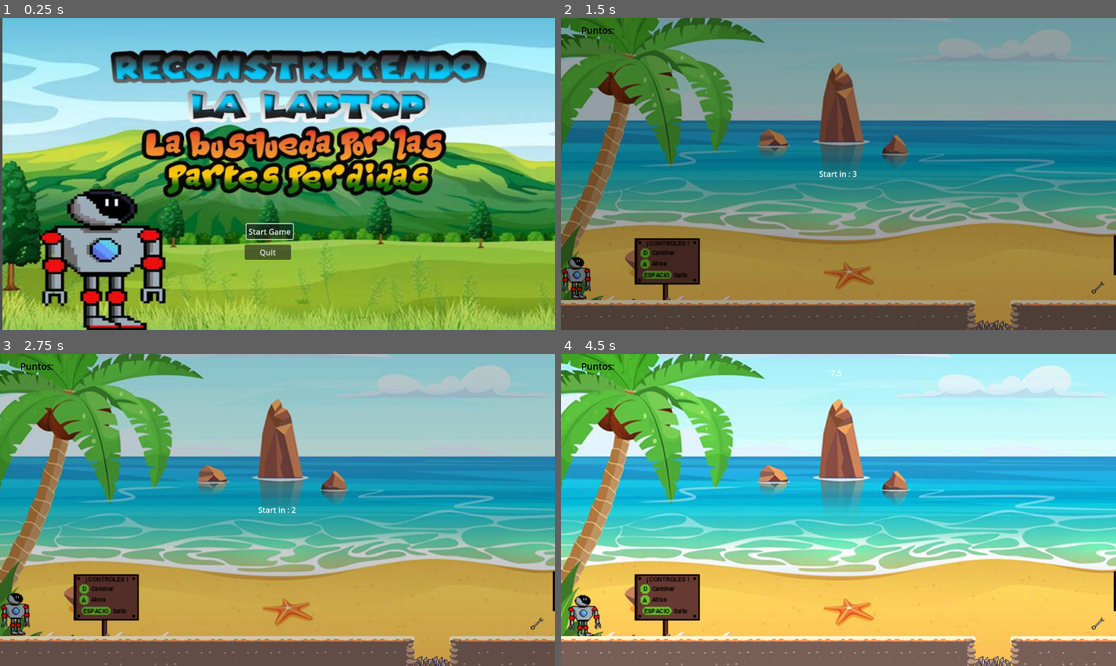
Above: before the commit, frames 1-4 (two rows, left to right).
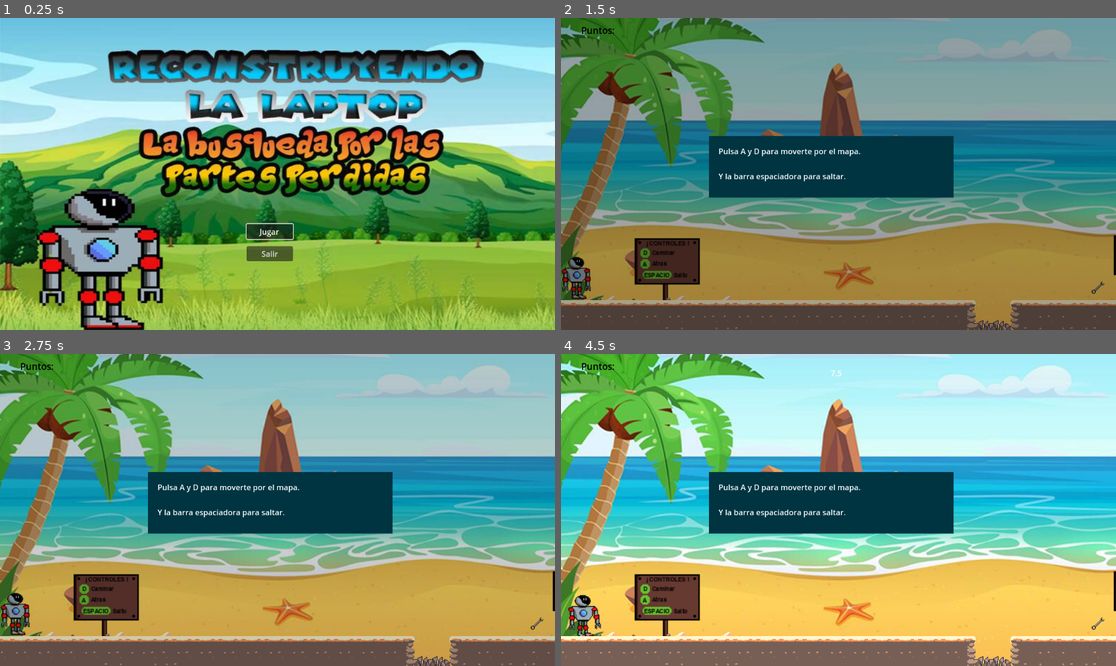
Above: after the commit, the same moments.

Repository: danyerbert/reconstruyendo-la-laptop
Game: Godot game, scene res://scene/start_menu.tscn
Two runs of this game, one before a commit and one after it. Both use one fixed random seed, a clock stepped at 60 frames per second and the inputs below.
Inputs:
- Up to frame 1 (0.25 s): no input
- Up to frame 2 (1.5 s): click "Start Game" (after the commit: "Jugar") at 0.5 s; tap A (izquierda) at 1.25 s; hold D (derecha) from 1.28 s (still down)
- Up to frame 3 (2.75 s): keep holding D (derecha); tap Enter (ui_accept) at 1.52, 2.27 s; tap A (izquierda) at 2 s
- Up to frame 4 (4.5 s): tap A (izquierda) at 2.75, 4.25 s; release D (derecha) at 2.78 s; hold A (izquierda) 2.78-3.53 s; hold D (derecha) from 3.53 s (still down); tap Enter (ui_accept) at 3.77 s

The runs differ from the first frame. In frame 1, 21% of the frame differs, in the area x 0-100%, y 0-100%; in frame 2, 8.7%; in frame 3, 8.7%; in frame 4, 8.8%.

Commit message:
canciones a los niveles

Diff:
--- a/scene/caracol.tscn
+++ b/scene/caracol.tscn
@@ -56,7 +56,8 @@
 scale = Vector2(0.4, 0.4)
 sprite_frames = SubResource("SpriteFrames_fig07")
 animation = &"run"
-frame_progress = 0.237703
+frame = 2
+frame_progress = 0.128099
 
 [node name="Node2D" type="Node2D" parent="."]
 
--- a/scene/level_one.tscn
+++ b/scene/level_one.tscn
@@ -11,6 +11,7 @@
 [ext_resource type="PackedScene" uid="uid://dachjnwx0dsx0" path="res://scene/partes y piezas/disco_duro.tscn" id="8_8485p"]
 [ext_resource type="PackedScene" uid="uid://bmhdwqhkifk7s" path="res://scene/pez.tscn" id="10_8yukm"]
 [ext_resource type="PackedScene" uid="uid://b3ktv55xck8xw" path="res://scene/piraña.tscn" id="11_rymcv"]
+[ext_resource type="AudioStream" uid="uid://bw0puw7351pvj" path="res://Recursos/Canciones/Cunning-fox_by_musicstockproduction.mp3" id="12_b0c8b"]
 
 [node name="World" instance=ExtResource("1_emxnq")]
 next_level = ExtResource("2_hmyts")
@@ -249,3 +250,8 @@
 [node name="piraña5" parent="." index="75" instance=ExtResource("11_rymcv")]
 position = Vector2(2739, 625)
 scale = Vector2(0.5, 0.5)
+
+[node name="AudioStreamPlayer" parent="." index="76"]
+stream = ExtResource("12_b0c8b")
+volume_db = -10.0
+autoplay = true
--- a/scene/level_tree.tscn
+++ b/scene/level_tree.tscn
@@ -10,6 +10,7 @@
 [ext_resource type="Texture2D" uid="uid://cys7rx3j0oxpf" path="res://Recursos/Tilesets/tileset_dirt.png" id="8_y5kq4"]
 [ext_resource type="PackedScene" uid="uid://c1r8a4b6rnhtm" path="res://scene/fuego.tscn" id="9_f6tuy"]
 [ext_resource type="PackedScene" uid="uid://dofghashr6lju" path="res://scene/partes y piezas/memoria_ram.tscn" id="11_avttw"]
+[ext_resource type="AudioStream" uid="uid://cxrgx1xp1kx0n" path="res://Recursos/Canciones/Quirky-samba_by_musicstockproduction.mp3" id="12_hsqnd"]
 [ext_resource type="PackedScene" uid="uid://blwq6xc3lyj2d" path="res://scene/herramienta.tscn" id="13_p3v66"]
 
 [sub_resource type="TileSetAtlasSource" id="TileSetAtlasSource_g46ah"]
@@ -560,3 +561,8 @@
 [node name="memoriaRam" parent="." index="51" instance=ExtResource("11_avttw")]
 position = Vector2(2151, 463)
 scale = Vector2(0.5, 0.5)
+
+[node name="AudioStreamPlayer" parent="." index="52"]
+stream = ExtResource("12_hsqnd")
+volume_db = -10.0
+autoplay = true
--- a/scene/level_two.tscn
+++ b/scene/level_two.tscn
@@ -10,6 +10,7 @@
 [ext_resource type="PackedScene" uid="uid://bmhdwqhkifk7s" path="res://scene/pez.tscn" id="8_gkvcm"]
 [ext_resource type="PackedScene" uid="uid://blwq6xc3lyj2d" path="res://scene/herramienta.tscn" id="9_2sphi"]
 [ext_resource type="PackedScene" uid="uid://bjgm3m744rx31" path="res://scene/partes y piezas/teclado.tscn" id="10_cujkr"]
+[ext_resource type="AudioStream" uid="uid://crdn8fnhb2c3h" path="res://Recursos/Canciones/Ready-to-play_by_alexey-anisimov.mp3" id="11_f5r5d"]
 
 [node name="World" instance=ExtResource("1_1ymdc")]
 next_level = ExtResource("2_j7gyk")
@@ -265,3 +266,8 @@
 [node name="teclado" parent="." index="79" instance=ExtResource("10_cujkr")]
 position = Vector2(2839, 424)
 scale = Vector2(0.5, 0.5)
+
+[node name="AudioStreamPlayer" parent="." index="80"]
+stream = ExtResource("11_f5r5d")
+volume_db = -10.0
+autoplay = true
--- a/scene/mundos/tutorial.tscn
+++ b/scene/mundos/tutorial.tscn
@@ -11,6 +11,45 @@
 [ext_resource type="PackedScene" uid="uid://bojrahfg2tfjs" path="res://scene/destonillador.tscn" id="10_7wkro"]
 [ext_resource type="Texture2D" uid="uid://dfjx6sjcrieis" path="res://Recursos/Object/teclas de control n.png" id="10_yikxp"]
 [ext_resource type="Texture2D" uid="uid://dem05bwgsiita" path="res://Recursos/Object/salto teclas control.png" id="11_a2oy4"]
+[ext_resource type="AudioStream" uid="uid://b3idmpqrfb1n8" path="res://Recursos/Canciones/Whimsical-games_by_musicstockproduction.mp3" id="12_ir25t"]
+[ext_resource type="Script" path="res://scene/mundos/Cartel1.gd" id="13_pqpha"]
+
+[sub_resource type="Animation" id="Animation_evckw"]
+resource_name = "mostrar_texto"
+length = 5.0
+tracks/0/type = "value"
+tracks/0/imported = false
+tracks/0/enabled = true
+tracks/0/path = NodePath("ColorRect/Label2:visible_ratio")
+tracks/0/interp = 1
+tracks/0/loop_wrap = true
+tracks/0/keys = {
+"times": PackedFloat32Array(0, 1.9, 2.9, 5),
+"transitions": PackedFloat32Array(1, 1, 1, 1),
+"update": 0,
+"values": [0.0, 0.5, 0.5, 1.0]
+}
+
+[sub_resource type="Animation" id="Animation_3pkjy"]
+length = 0.001
+tracks/0/type = "value"
+tracks/0/imported = false
+tracks/0/enabled = true
+tracks/0/path = NodePath("ColorRect/Label2:visible_ratio")
+tracks/0/interp = 1
+tracks/0/loop_wrap = true
+tracks/0/keys = {
+"times": PackedFloat32Array(0),
+"transitions": PackedFloat32Array(1),
+"update": 0,
+"values": [1.0]
+}
+
+[sub_resource type="AnimationLibrary" id="AnimationLibrary_8dly0"]
+_data = {
+"RESET": SubResource("Animation_3pkjy"),
+"mostrar_texto": SubResource("Animation_evckw")
+}
 
 [node name="World" instance=ExtResource("1_hll0b")]
 next_level = ExtResource("2_s7rm2")
@@ -202,6 +241,42 @@
 
 [node name="destonillador" parent="." index="55" instance=ExtResource("10_7wkro")]
 position = Vector2(2781, 516)
+
+[node name="AudioStreamPlayer" parent="." index="56"]
+stream = ExtResource("12_ir25t")
+volume_db = -10.0
+autoplay = true
+
+[node name="Cartel1" type="CanvasLayer" parent="." index="57"]
+script = ExtResource("13_pqpha")
+
+[node name="ColorRect" type="ColorRect" parent="Cartel1" index="0"]
+offset_left = 307.0
+offset_top = 245.0
+offset_right = 815.0
+offset_bottom = 373.0
+color = Color(0, 0.203922, 0.254902, 1)
+
+[node name="ReferenceRect" type="ReferenceRect" parent="Cartel1/ColorRect" index="0"]
+offset_right = 506.0
+offset_bottom = 126.0
+border_color = Color(0, 0, 0, 1)
+border_width = 10.0
+
+[node name="Label2" type="Label" parent="Cartel1/ColorRect" index="1"]
+offset_left = 20.0
+offset_top = 20.0
+offset_right = 478.0
+offset_bottom = 103.0
+text = "Pulsa A y D para moverte por el mapa.
+
+Y la barra espaciadora para saltar."
+autowrap_mode = 3
+
+[node name="AnimationPlayer" type="AnimationPlayer" parent="Cartel1" index="1"]
+libraries = {
+"": SubResource("AnimationLibrary_8dly0")
+}
 
 [connection signal="recolectar_herramientas" from="herramienta" to="." method="_on_herramienta_recolectar_herramientas"]
 [connection signal="recolectar_herramientas" from="herramienta2" to="." method="_on_herramienta_recolectar_herramientas"]
--- a/scene/start_menu.tscn
+++ b/scene/start_menu.tscn
@@ -1,13 +1,14 @@
-[gd_scene load_steps=3 format=3 uid="uid://bxr6yh86dy3gb"]
+[gd_scene load_steps=4 format=3 uid="uid://bxr6yh86dy3gb"]
 
 [ext_resource type="Script" path="res://scripts/start_menu.gd" id="1_v26uh"]
 [ext_resource type="Texture2D" uid="uid://dqd7c507gxabv" path="res://Recursos/Fondos/1nivel de montaña menu.jpg" id="2_kt8k6"]
+[ext_resource type="AudioStream" uid="uid://dmdlvaoxf6u6u" path="res://Recursos/Canciones/Arcade_Machine_-_Nuclear_Wave.mp3" id="3_bbmlu"]
 
 [node name="StartMenu" type="Node2D"]
 script = ExtResource("1_v26uh")
 
 [node name="Sprite2D" type="Sprite2D" parent="."]
-position = Vector2(582.5, 322.5)
+position = Vector2(577, 322)
 scale = Vector2(1.54, 1.33)
 texture = ExtResource("2_kt8k6")
 
@@ -17,14 +18,18 @@
 offset_top = 428.0
 offset_right = 608.0
 offset_bottom = 459.0
-text = "Start Game"
+text = "Jugar"
 
 [node name="QuitButton" type="Button" parent="."]
-offset_left = 508.0
-offset_top = 471.0
-offset_right = 604.0
-offset_bottom = 502.0
-text = "Quit"
+offset_left = 512.0
+offset_top = 474.0
+offset_right = 608.0
+offset_bottom = 505.0
+text = "Salir"
+
+[node name="AudioStreamPlayer" type="AudioStreamPlayer" parent="."]
+stream = ExtResource("3_bbmlu")
+autoplay = true
 
 [connection signal="pressed" from="StartGameButton" to="." method="_on_start_game_button_pressed"]
 [connection signal="pressed" from="QuitButton" to="." method="_on_quit_button_pressed"]
--- a/scene/world.tscn
+++ b/scene/world.tscn
@@ -106,5 +106,7 @@
 "": SubResource("AnimationLibrary_lh2mb")
 }
 
+[node name="AudioStreamPlayer" type="AudioStreamPlayer" parent="."]
+
 [connection signal="next_level" from="CanvasLayer/LevelCompleted" to="." method="_on_level_completed_next_level"]
 [connection signal="retry" from="CanvasLayer/LevelCompleted" to="." method="_on_level_completed_retry"]
Not shown, added: Recursos/Canciones/Arcade_Machine_-_Nuclear_Wave.mp3.import
Not shown, added: Recursos/Canciones/Cunning-fox_by_musicstockproduction.mp3.import
Not shown, added: Recursos/Canciones/Quirky-samba_by_musicstockproduction.mp3.import
Not shown, added: Recursos/Canciones/Ready-to-play_by_alexey-anisimov.mp3.import
Not shown, added: Recursos/Canciones/Whimsical-games_by_musicstockproduction.mp3.import
Binary file added: Recursos/Object/cartel.png
Not shown, added: Recursos/Object/cartel.png.import
Not shown: 1 places in scene/level_one.tscn that only renumber resources
Not shown: 1 places in scene/level_tree.tscn that only renumber resources
Not shown: 1 places in scene/level_two.tscn that only renumber resources
Not shown: 1 places in scene/mundos/tutorial.tscn that only renumber resources
Not shown, added: Recursos/Canciones/Arcade_Machine_-_Nuclear_Wave.mp3
(and 4 more such lines)
